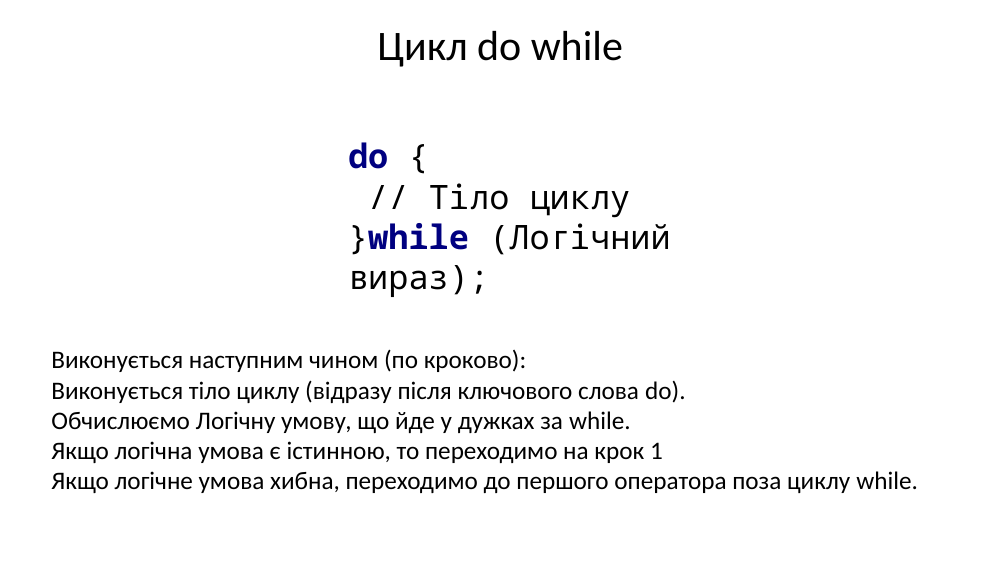
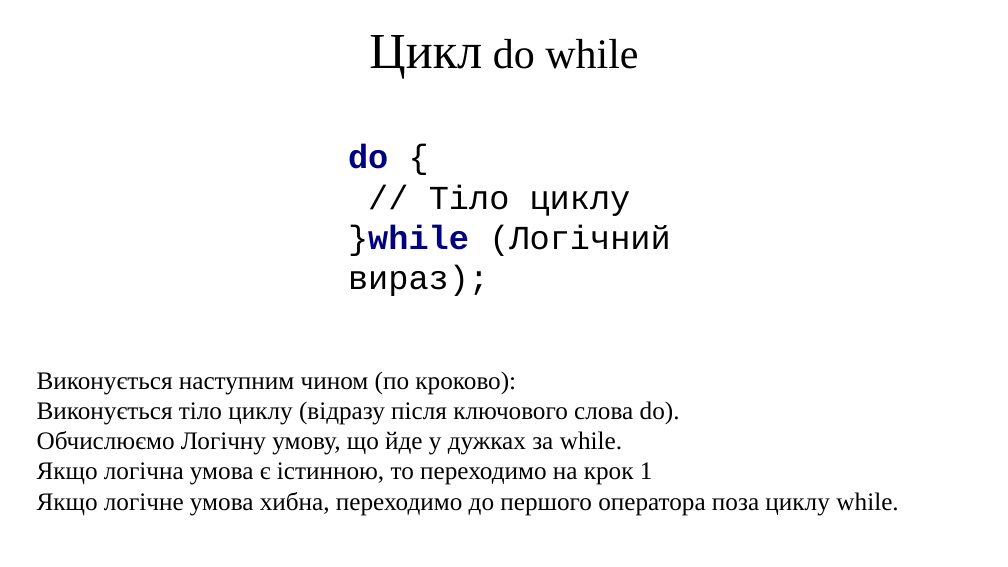
Before and after one commit to arg3ntuum/JavaCourse, a slide deck: slide 5 of Java Урок 5 for while.pptx. Drawn at 1008x567 pixels with LibreOffice and Linux fonts; fonts in the diff are those of the drawing. Boxes give left, top, right and bottom in pixels: in the first picture for what was removed or moved away, otherwise in the second. Text is boxed around its words. In the diff, an @@ line names an element or a change of style, - is before the commit and + after.

```diff
--- a/Java Урок 5 for while.pptx
+++ b/Java Урок 5 for while.pptx
@@ text "Цикл do while": place and size @@
-text "Цикл do while" at [377, 31, 623, 67]
+text "Цикл do while" at [369, 35, 638, 79]
@@ text "Цикл do while" at [369, 35, 638, 79]: size 40 to 48 pt in "Цикл"; font Calibri to Times New Roman; alignment left to centre @@
@@ text "do {" at [348, 144, 670, 296]: font Noto Sans Mono to Courier New @@
@@ text "Виконується наступним чином (по кроково):": place and size @@
-text "Виконується наступним чином (по кроково):" at [51, 349, 918, 493]
+text "Виконується наступним чином (по кроково):" at [37, 371, 898, 516]
@@ text "Виконується наступним чином (по кроково):" at [37, 371, 898, 516]: font Calibri to Times New Roman @@
```
Also in this commit, not shown: 17 other slides changed, 36 other files.
